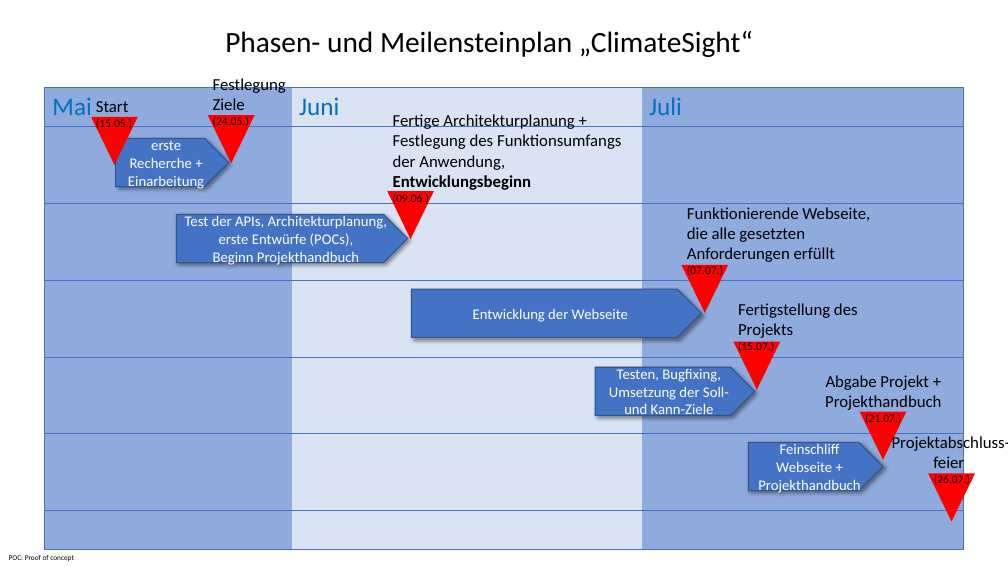
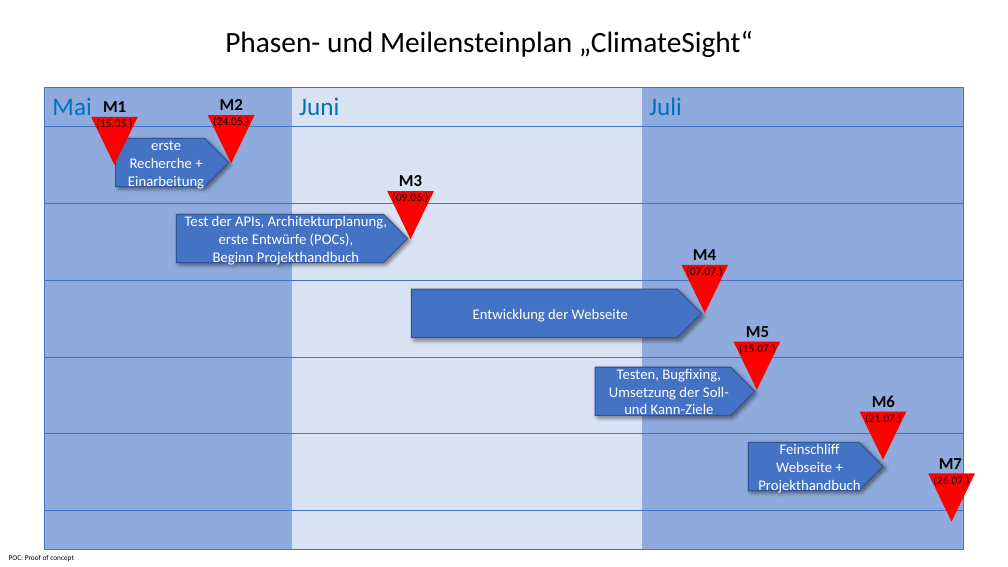
Before and after one commit to matteokosina/climateSight, a slide deck: slide 1 of Projekthandbuch/Planungsdokumente/Phasen- und Meilensteinplan.pptx. Drawn at 1008x567 pixels with LibreOffice and Linux fonts; fonts in the diff are those of the drawing. Boxes give left, top, right and bottom in pixels: in the first picture for what was removed or moved away, otherwise in the second. Text is boxed around its words. In the diff, an @@ line names an element or a change of style, - is before the commit and + after.

```diff
--- a/Projekthandbuch/Planungsdokumente/Phasen- und Meilensteinplan.pptx
+++ b/Projekthandbuch/Planungsdokumente/Phasen- und Meilensteinplan.pptx
@@ text at (96, 118, 132, 130): alignment left to centre @@
@@ text at (103, 101, 126, 112): text changed; bold on @@
-Start
+M1
@@ text "M2": place and size @@
-text "M2" at (213, 76, 286, 128)
+text "M2" at (213, 99, 249, 128)
@@ text at (213, 116, 249, 128): alignment left to centre @@
@@ text at (220, 99, 243, 110): text changed; bold on @@
-Festlegung Ziele
+M2
@@ text "M3": place and size @@
-text "M3" at (393, 114, 621, 205)
+text "M3" at (392, 175, 428, 205)
@@ text at (399, 175, 422, 186): text changed; bold on @@
-Fertige Architekturplanung + Festlegung des Funktionsumfangs der Anwendung, Entwicklungsbeginn
+M3
@@ text at (392, 192, 428, 205): alignment left to centre @@
@@ text "M4": place and size @@
-text "M4" at (687, 207, 870, 277)
+text "M4" at (686, 249, 722, 278)
@@ text at (686, 266, 722, 278): alignment left to centre @@
@@ text at (693, 249, 716, 260): text changed; bold on @@
-Funktionierende Webseite, die alle gesetzten Anforderungen erfüllt
+M4
@@ text "M5": place and size @@
-text "M5" at (738, 303, 858, 353)
+text "M5" at (739, 326, 775, 355)
@@ text at (746, 326, 769, 337): text changed; bold on @@
-Fertigstellung des Projekts
+M5
@@ text at (739, 343, 775, 355): alignment left to centre @@
@@ text "M6": place and size @@
-text "M6" at (825, 375, 941, 425)
+text "M6" at (865, 395, 901, 425)
@@ text at (872, 395, 895, 407): text changed; bold on @@
-Abgabe Projekt + Projekthandbuch
+M6
@@ text at (933, 458, 969, 488): text changed; size 16 to 11 pt @@
-Projektabschluss-feier
-(26.07.)
+M7
+(26.07.)
```
Also in this commit, not shown: 1 slide added, 6 other files.
